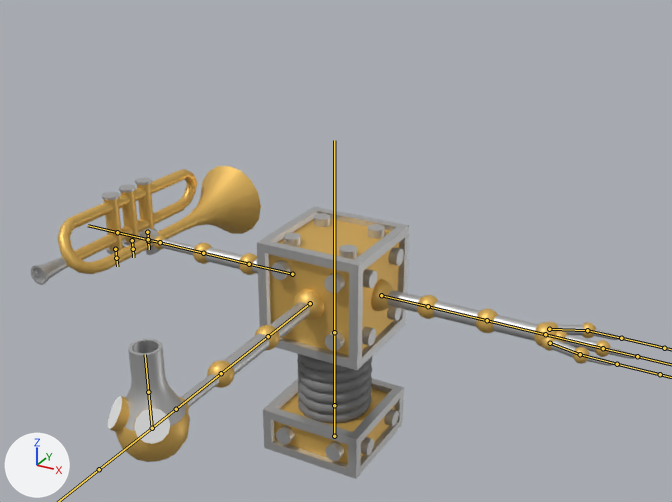
The FBX model Assets/Models/Instruments/TrumpetBot.fbx, before and after one commit.
The view is the same before and after, from a 50 mm lens placed at (2.96, -5.35, 4.26), pointed at (0.23, -0.4, 1.79). The axes (+X, +Y, +Z) are drawn at lower left. The lights are the same throughout. The bones that bend it are drawn over the model as lines.

Objects in the first picture: 'TrumpetBot'.
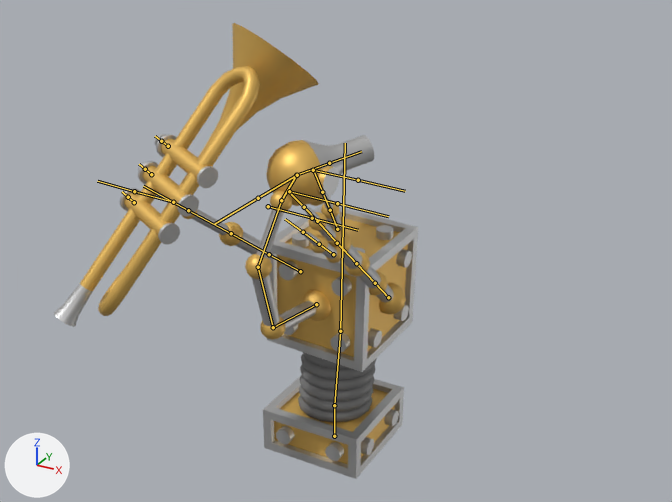
The newer file adds an action. The first version stands in its rest pose; the second is drawn at frame 60 of the action 'Armature|Angry'.

Changed parts and their boxes (x1, y1, x2, y2) in the pictures (672 x 502 px):
'TrumpetBot', posed (40% narrower, 46% taller)
    before: (31, 166, 641, 479)
    after: (54, 23, 418, 479)
bone 'Coil', root to tip
    before: (334, 405) to (334, 332)
    after: (334, 405) to (340, 331)
bone 'Body', root to tip
    before: (334, 332) to (334, 140)
    after: (340, 331) to (345, 143)
bone 'RightArm1', root to tip
    before: (381, 295) to (428, 306)
    after: (388, 297) to (375, 283)
bone 'RightArm2', root to tip
    before: (428, 306) to (487, 320)
    after: (375, 283) to (356, 263)
bone 'RightArm3', root to tip
    before: (487, 320) to (549, 335)
    after: (356, 263) to (336, 241)
bone 'WonkyFingerBase', root to tip
    before: (549, 329) to (587, 330)
    after: (337, 229) to (330, 210)
bone 'WonkyFingerClaw', root to tip
    before: (587, 330) to (621, 338)
    after: (330, 210) to (322, 192)
bone 'OtherFingerBase', root to tip
    before: (550, 343) to (580, 354)
    after: (333, 254) to (319, 244)
bone 'OtherFingerClaw', root to tip
    before: (580, 354) to (617, 364)
    after: (319, 244) to (303, 232)
bone 'LeftArm1', root to tip
    before: (292, 274) to (249, 264)
    after: (300, 271) to (269, 254)
bone 'LeftArm2', root to tip
    before: (249, 264) to (203, 253)
    after: (269, 254) to (231, 233)
bone 'LeftArm3', root to tip
    before: (203, 253) to (160, 242)
    after: (231, 233) to (188, 210)
bone 'LeftClaw', root to tip
    before: (160, 242) to (120, 233)
    after: (188, 210) to (143, 186)
bone 'MiddleButton', root to tip
    before: (132, 240) to (133, 249)
    after: (151, 174) to (145, 169)
bone 'BackButton', root to tip
    before: (115, 249) to (116, 258)
    after: (134, 202) to (128, 197)
bone 'Neck1', root to tip
    before: (310, 303) to (268, 336)
    after: (316, 304) to (273, 327)
bone 'Neck2', root to tip
    before: (268, 336) to (221, 373)
    after: (273, 327) to (258, 267)
bone 'Neck3', root to tip
    before: (221, 373) to (176, 409)
    after: (258, 267) to (281, 200)
bone 'Head', root to tip
    before: (176, 409) to (152, 428)
    after: (281, 200) to (296, 175)
bone 'Mouth', root to tip
    before: (152, 428) to (148, 392)
    after: (296, 175) to (329, 163)

What the commit changed:
Bone 'Coil' (bone_coil) turns from (0, 0, 0) to (-5, 3, -2) degrees about its own x, y and z.
Bone 'Body' (bone_body) turns from (0, 0, 0) to (7, -4, 0) degrees about its own x, y and z.
Bone 'RightArm1' (bone_rightarm1) turns from (0, 0, 0) to (47, -3, 82) degrees about its own x, y and z.
Bone 'RightArm2' (bone_rightarm2) turns from (0, 0, 0) to (0, 15, 1) degrees about its own x, y and z.
Bone 'RightArm3' (bone_rightarm3) turns from (0, 0, 0) to (0, 12, 0) degrees about its own x, y and z.
Bone 'WonkyFingerBase' (bone_wonkyfingerbase) turns from (0, 0, 0) to (18, 1, -7) degrees about its own x, y and z.
Bone 'WonkyFingerClaw' (bone_wonkyfingerclaw) turns from (0, 0, 0) to (-24, -5, 2) degrees about its own x, y and z.
Bone 'OtherFingerBase' (bone_otherfingerbase) turns from (0, 0, 0) to (-13, -1, 4) degrees about its own x, y and z.
Bone 'OtherFingerClaw' (bone_otherfingerclaw) turns from (0, 0, 0) to (14, -2, 0) degrees about its own x, y and z.
Bone 'LeftArm1' (bone_leftarm1) turns from (0, 0, 0) to (48, -1, -73) degrees about its own x, y and z.
Bone 'LeftArm2' (bone_leftarm2) turns from (0, 0, 0) to (0, -23, 0) degrees about its own x, y and z.
Bone 'LeftArm3' (bone_leftarm3) turns from (0, 0, 0) to (0, -8, 0) degrees about its own x, y and z.
Bone 'LeftClaw' (bone_leftclaw) turns from (0, 0, 0) to (0, -1, -1) degrees about its own x, y and z.
Bone 'MiddleButton' (bone_middlebutton) moves from (0.0, 0.0, 0.0) to (0.0, -0.02, 0.0).
Bone 'BackButton' (bone_backbutton) moves from (0.0, 0.0, 0.0) to (0.0, -0.04, 0.0).
Bone 'Neck1' (bone_neck1) turns from (0, 0, 0) to (-9, 1, 1) degrees about its own x, y and z.
Bone 'Neck2' (bone_neck2) turns from (0, 0, 0) to (-66, 1, -2) degrees about its own x, y and z.
Bone 'Neck3' (bone_neck3) turns from (0, 0, 0) to (-37, 16, -26) degrees about its own x, y and z.
Bone 'Head' (bone_head) turns from (0, 0, 0) to (-51, -30, 18) degrees about its own x, y and z.
Bone 'Mouth' (bone_mouth) turns from (0, 0, 0) to (125, -12, 133) degrees about its own x, y and z.
